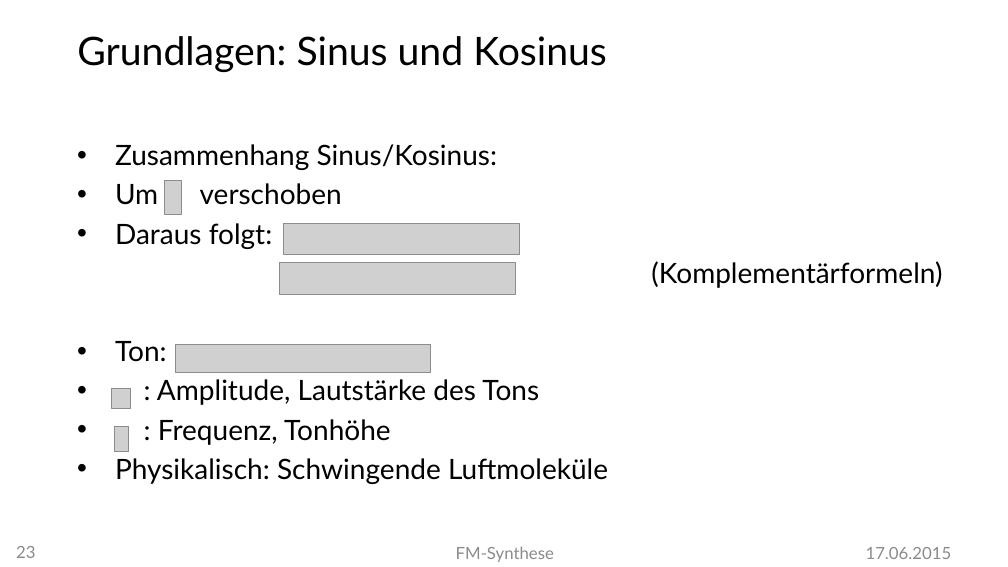
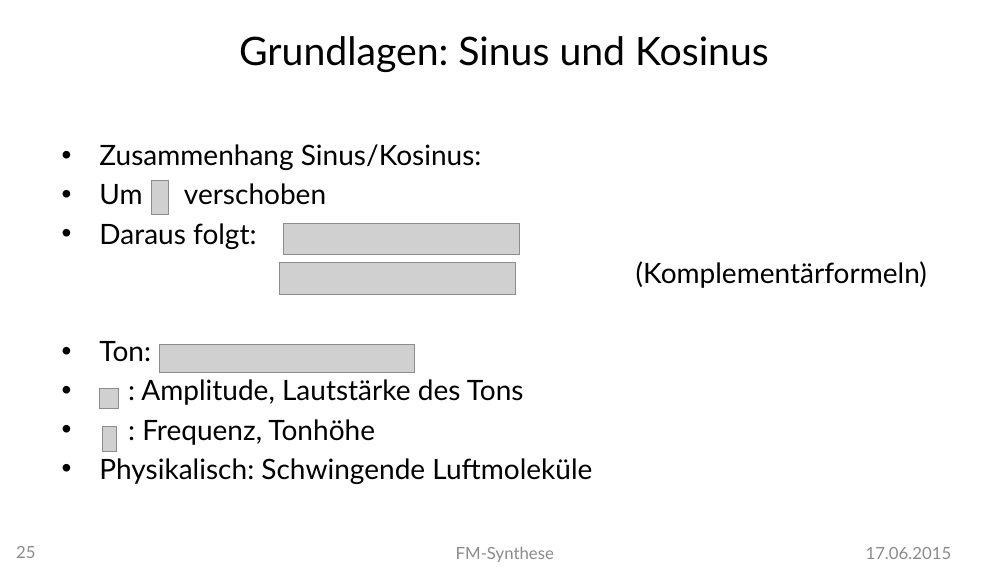
Before and after one commit to MBulli/VSeminar, a slide deck: slide 25 of Praesentation/FMSynthese-Julius.pptx (slide 23 before the commit). Drawn at 1008x567 pixels with LibreOffice and Linux fonts; fonts in the diff are those of the drawing; grey boxes stand for pictures; background and template pictures are left out. Boxes give left, top, right and bottom in pixels: in the first picture for what was removed or moved away, otherwise in the second. Text is boxed around its words. In the diff, an @@ line names an element or a change of style, - is before the commit and + after.

Commit message:
Even more presentation stuff, and dx7 text

```diff
--- a/Praesentation/FMSynthese-Julius.pptx
+++ b/Praesentation/FMSynthese-Julius.pptx
@@ text "Grundlagen: Sinus und Kosinus" at [239,36,769,72]: alignment left to centre @@
@@ picture: place and size @@
-picture at [164,180,180,215]
+picture at [152,180,168,215]
@@ 2 pictures, 1 text: place and size @@
-2 pictures, 1 text at [112,144,942,484]
+2 pictures, 1 text at [99,144,927,484]
@@ picture: place and size @@
-picture at [114,426,128,452]
+picture at [103,426,117,452]
@@ page number at [16,546,35,558]: text changed @@
-23
+25
```
Also in this commit, not shown: 17 other slides changed, 5 slides added, 5 other files.
